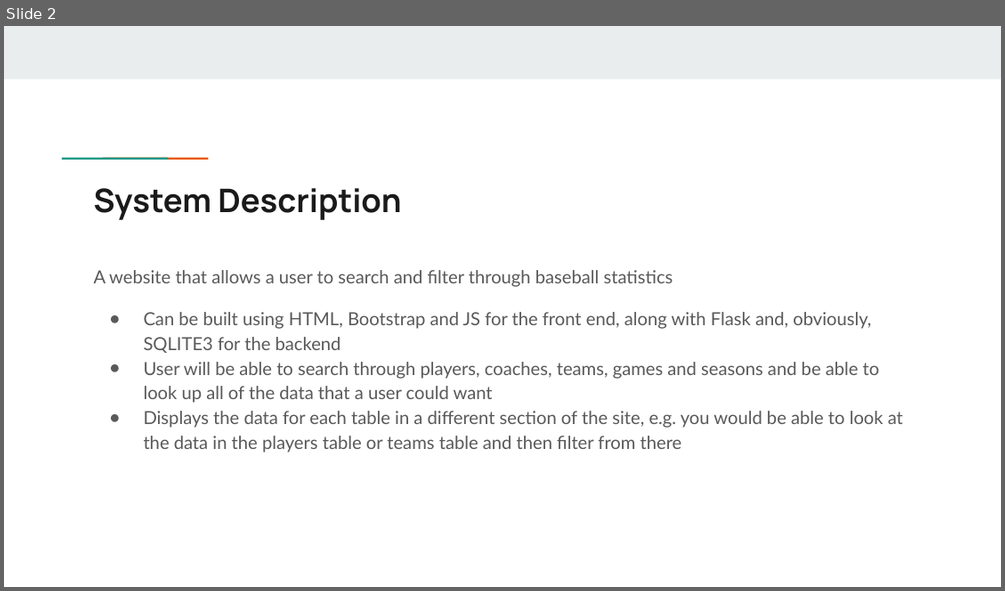
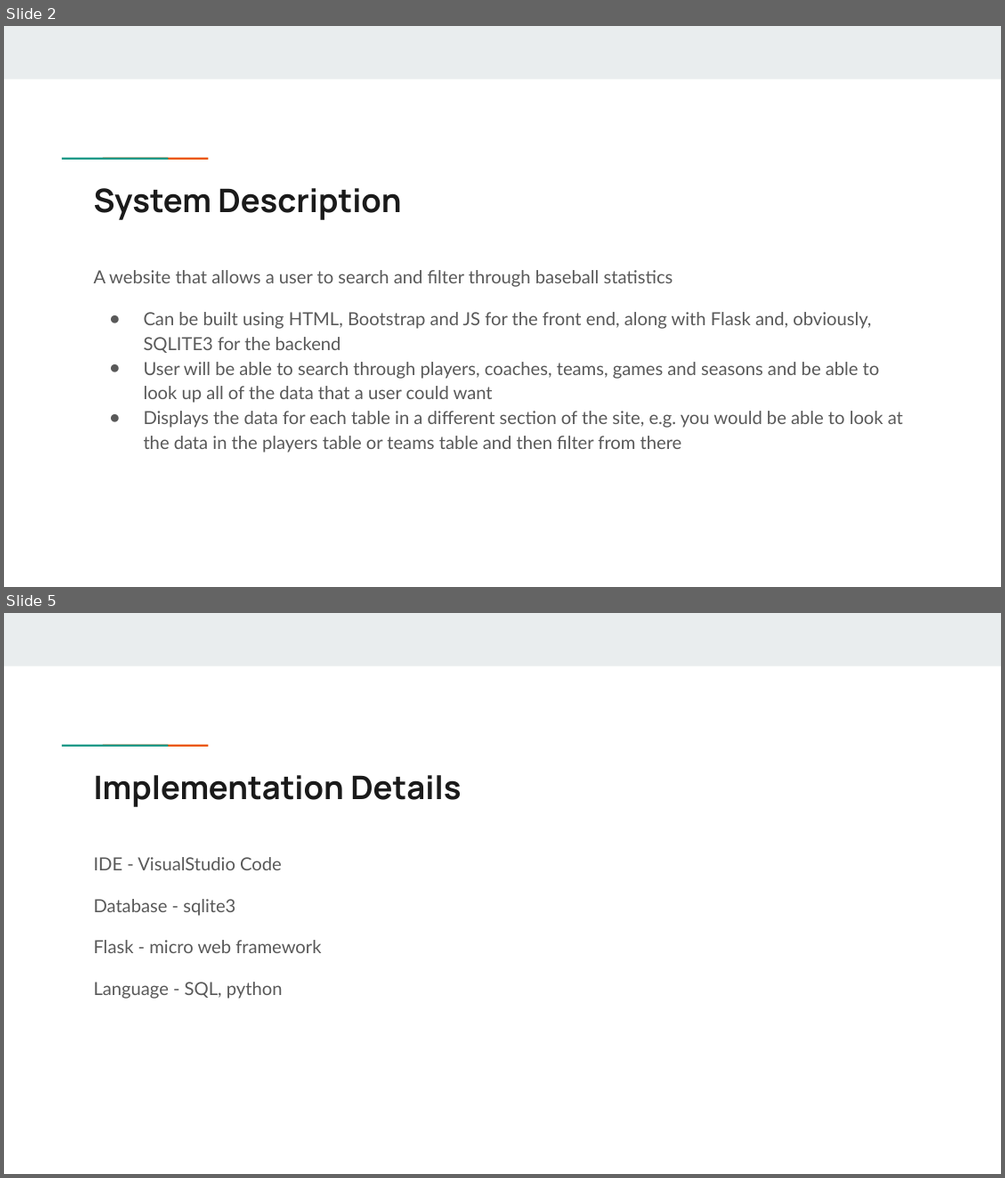
Before and after one commit to DarthBeaker/CSE111_Project, a slide deck: CSE 111 Project Design.pptx. Shown one above the other, each under a label of ours: slide 2 before the commit, slides 2 and 5 after it; the slides between them are not shown. The pictures are 1005x591 and 1005x1178 pixels, drawn with LibreOffice and Linux fonts; fonts in the diff are those of the drawing. Boxes give left, top, right and bottom in pixels: in the first picture for what was removed or moved away, otherwise in the second. Text is boxed around its words. In the diff, an @@ line names an element or a change of style, - is before the commit and + after.

Commit message:
updated slides

```diff
--- a/CSE 111 Project Design.pptx
+++ b/CSE 111 Project Design.pptx
@@ slide 5 added at [4, 613, 1001, 1174], background #FFFFFF; not listed: 3 template elements that a slide beside it also shows @@
@@ title added at [94, 775, 461, 807], 23.4 pt, text #1A1A1A, bold @@
+Implementation Details
@@ text added at [94, 857, 321, 998], 13 pt, text #595959 @@
+IDE - VisualStudio Code
+Database - sqlite3
+Flask - micro web framework
+Language - SQL, python
```
Also in this commit, not shown: 1 slide changed, 1 other slide added, 2 slides removed.
